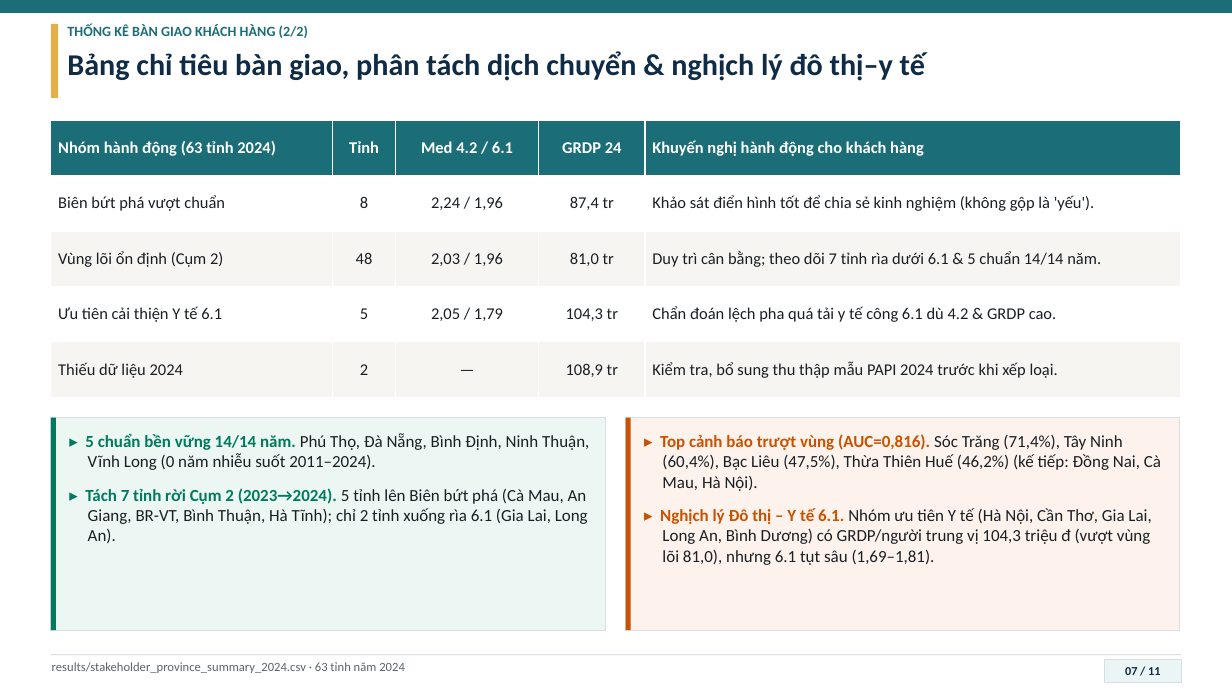
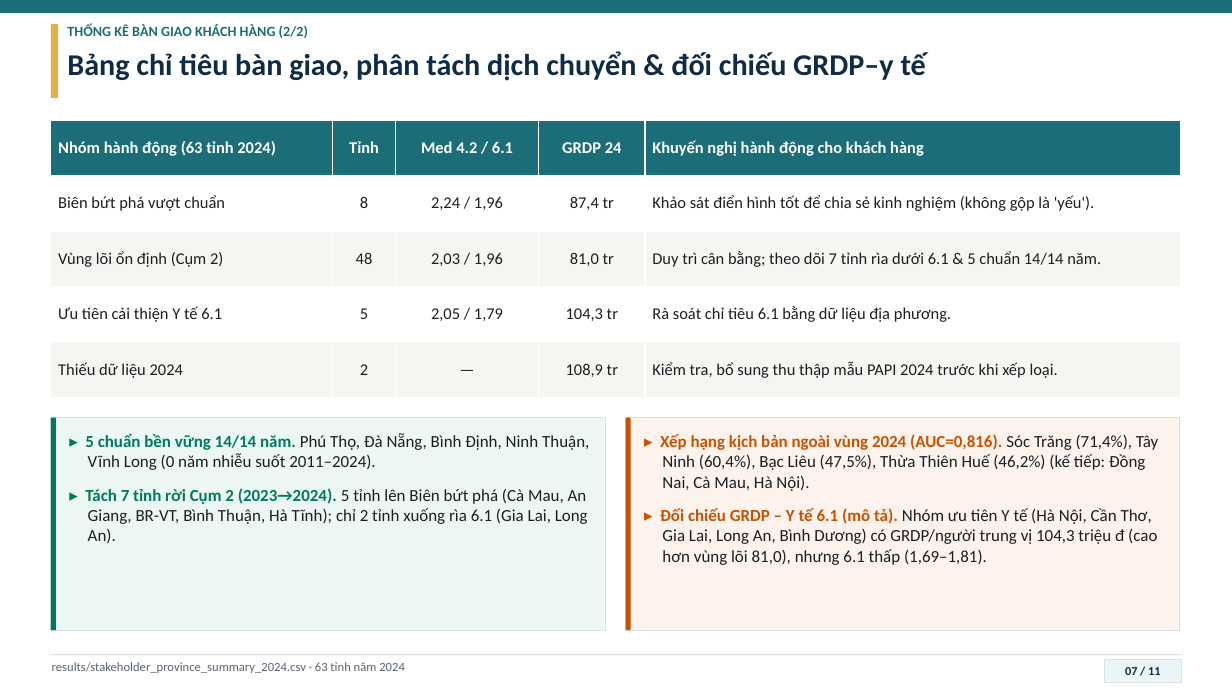
Before and after one commit to JasonTM17/Grid_Based_Sociology, a slide deck: slide 7 of slides/Nhom15_STING_PAPI.pptx. Drawn at 1232x693 pixels with LibreOffice and Linux fonts; fonts in the diff are those of the drawing. Boxes give left, top, right and bottom in pixels: in the first picture for what was removed or moved away, otherwise in the second. Text is boxed around its words. In the diff, an @@ line names an element or a change of style, - is before the commit and + after.

Commit message:
docs(deliverables): refine wording, unified slides, Word report, and submission package

```diff
--- a/slides/Nhom15_STING_PAPI.pptx
+++ b/slides/Nhom15_STING_PAPI.pptx
@@ text at (x1=67, y1=51, x2=926, y2=81): text changed @@
-Bảng chỉ tiêu bàn giao, phân tách dịch chuyển & nghịch lý đô thị–y tế
+Bảng chỉ tiêu bàn giao, phân tách dịch chuyển & đối chiếu GRDP–y tế
@@ table at (x1=51, y1=120, x2=1181, y2=397) @@
-row 4, column 5: Chẩn đoán lệch pha quá tải y tế công 6.1 dù 4.2 & GRDP cao.
+row 4, column 5: Rà soát chỉ tiêu 6.1 bằng dữ liệu địa phương.
@@ text at (x1=660, y1=434, x2=1158, y2=565): text changed @@
-▸ Top cảnh báo trượt vùng (AUC=0,816). Sóc Trăng (71,4%), Tây Ninh (60,4%), Bạc Liêu (47,5%), Thừa Thiên Huế (46,2%) (kế tiếp: Đồng Nai, Cà Mau, Hà Nội).
-▸ Nghịch lý Đô thị – Y tế 6.1. Nhóm ưu tiên Y tế (Hà Nội, Cần Thơ, Gia Lai, Long An, Bình Dương) có GRDP/người trung vị 104,3 triệu đ (vượt vùng lõi 81,0), nhưng 6.1 tụt sâu (1,69–1,81).
+▸ Xếp hạng kịch bản ngoài vùng 2024 (AUC=0,816). Sóc Trăng (71,4%), Tây Ninh (60,4%), Bạc Liêu (47,5%), Thừa Thiên Huế (46,2%) (kế tiếp: Đồng Nai, Cà Mau, Hà Nội).
+▸ Đối chiếu GRDP – Y tế 6.1 (mô tả). Nhóm ưu tiên Y tế (Hà Nội, Cần Thơ, Gia Lai, Long An, Bình Dương) có GRDP/người trung vị 104,3 triệu đ (cao hơn vùng lõi 81,0), nhưng 6.1 thấp (1,69–1,81).
```
Also in this commit, not shown: 2 other slides changed, 29 other files.
